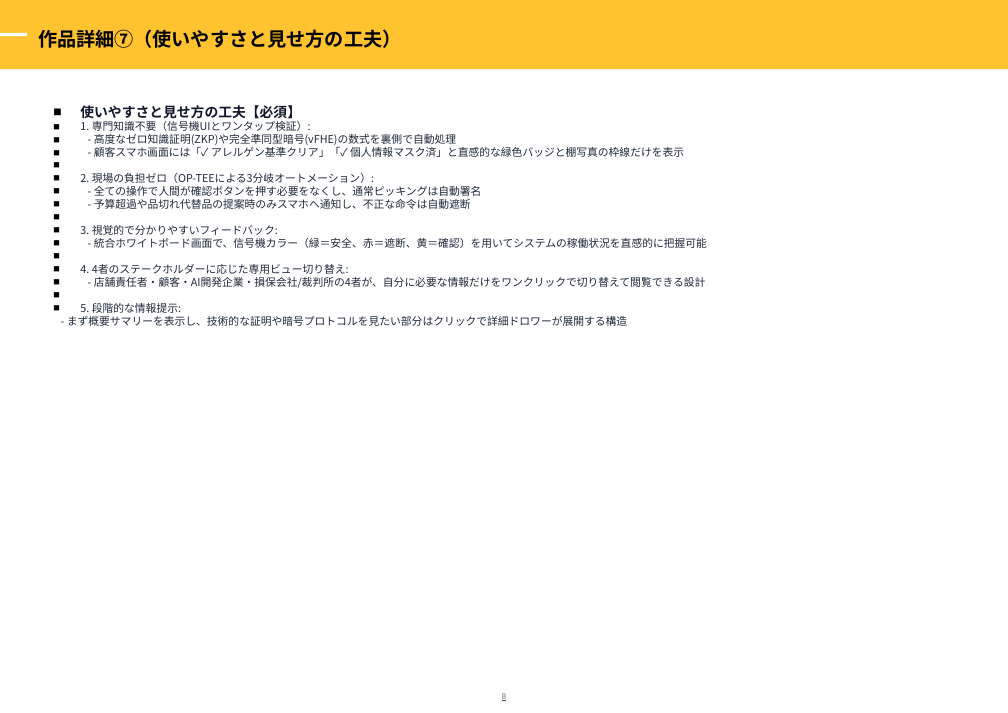
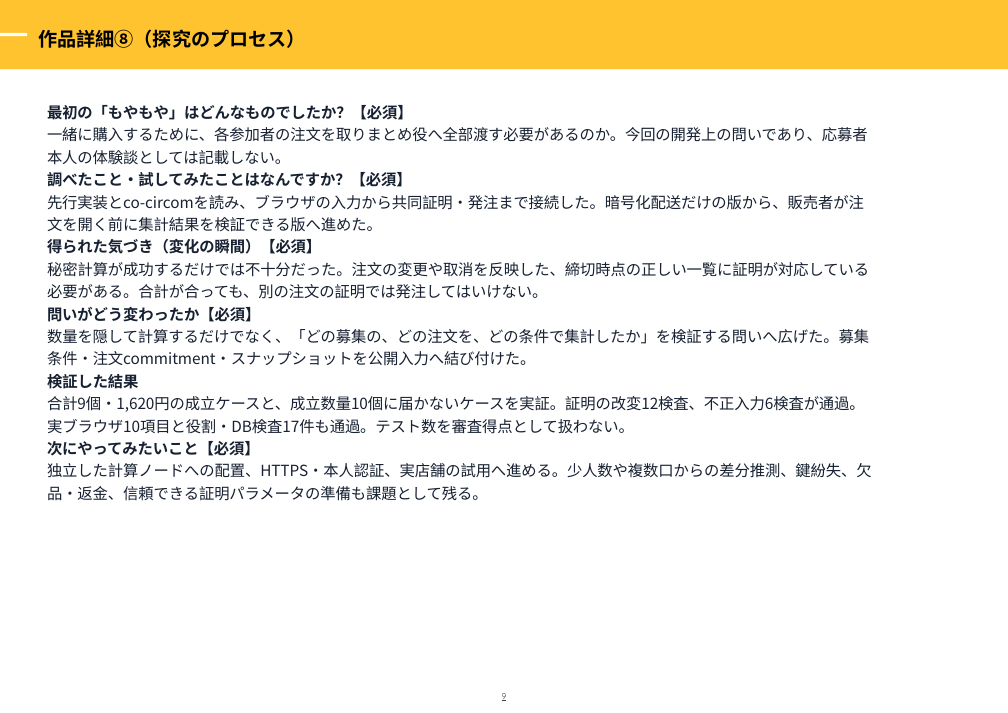
Before and after one commit to sururu-k/ProofPick, a slide deck: slide 10 of submission/zenjyocon_entry_sheet_2026.pptx (slide 9 before the commit). Drawn at 1008x713 pixels with LibreOffice and Linux fonts; fonts in the diff are those of the drawing; background and template pictures are left out. Boxes give left, top, right and bottom in pixels: in the first picture for what was removed or moved away, otherwise in the second. Text is boxed around its words. In the diff, an @@ line names an element or a change of style, - is before the commit and + after.

```diff
--- a/submission/zenjyocon_entry_sheet_2026.pptx
+++ b/submission/zenjyocon_entry_sheet_2026.pptx
@@ text at [38, 29, 306, 48]: text changed @@
-作品詳細⑦（使いやすさと見せ方の工夫）
+作品詳細⑧（探究のプロセス）
@@ text added at [47, 105, 872, 501], 12.8 pt, text #172132 @@
+最初の「もやもや」はどんなものでしたか？【必須】
+一緒に購入するために、各参加者の注文を取りまとめ役へ全部渡す必要があるのか。今回の開発上の問いであり、応募者本人の体験談としては記載しない。
+調べたこと・試してみたことはなんですか？【必須】
+先行実装とco-circomを読み、ブラウザの入力から共同証明・発注まで接続した。暗号化配送だけの版から、販売者が注文を開く前に集計結果を検証できる版へ進めた。
+得られた気づき（変化の瞬間）【必須】
+秘密計算が成功するだけでは不十分だった。注文の変更や取消を反映した、締切時点の正しい一覧に証明が対応している必要がある。合計が合っても、別の注文の証明では発注してはいけない。
+問いがどう変わったか【必須】
+数量を隠して計算するだけでなく、「どの募集の、どの注文を、どの条件で集計したか」を検証する問いへ広げた。募集条件・注文commitment・スナップショットを公開入力へ結び付けた。
+検証した結果
+合計9個・1,620円の成立ケースと、成立数量10個に届かないケースを実証。証明の改変12検査、不正入力6検査が通過。実ブラウザ10項目と役割・DB検査17件も通過。テスト数を審査得点として扱わない。
+次にやってみたいこと【必須】
+独立した計算ノードへの配置、HTTPS・本人認証、実店舗の試用へ進める。少人数や複数口からの差分推測、鍵紛失、欠品・返金、信頼できる証明パラメータの準備も課題として残る。
@@ text removed at [67, 105, 707, 326] @@
-■ 使いやすさと見せ方の工夫【必須】
-1. 専門知識不要（信号機UIとワンタップ検証）:
-- 高度なゼロ知識証明(ZKP)や完全準同型暗号(vFHE)の数式を裏側で自動処理
-- 顧客スマホ画面には「✓ アレルゲン基準クリア」「✓ 個人情報マスク済」と直感的な緑色バッジと棚写真の枠線だけを表示
-2. 現場の負担ゼロ（OP-TEEによる3分岐オートメーション）:
-- 全ての操作で人間が確認ボタンを押す必要をなくし、通常ピッキングは自動署名
-- 予算超過や品切れ代替品の提案時のみスマホへ通知し、不正な命令は自動遮断
-3. 視覚的で分かりやすいフィードバック:
-- 統合ホワイトボード画面で、信号機カラー（緑＝安全、赤＝遮断、黄＝確認）を用いてシステムの稼働状況を直感的に把握可能
-4. 4者のステークホルダーに応じた専用ビュー切り替え:
-- 店舗責任者・顧客・AI開発企業・損保会社/裁判所の4者が、自分に必要な情報だけをワンクリックで切り替えて閲覧できる設計
-5. 段階的な情報提示:
-- まず概要サマリーを表示し、技術的な証明や暗号プロトコルを見たい部分はクリックで詳細ドロワーが展開する構造
```
Also in this commit, not shown: 8 other slides changed, 2 slides added, 2 slides removed, 52 other files.
